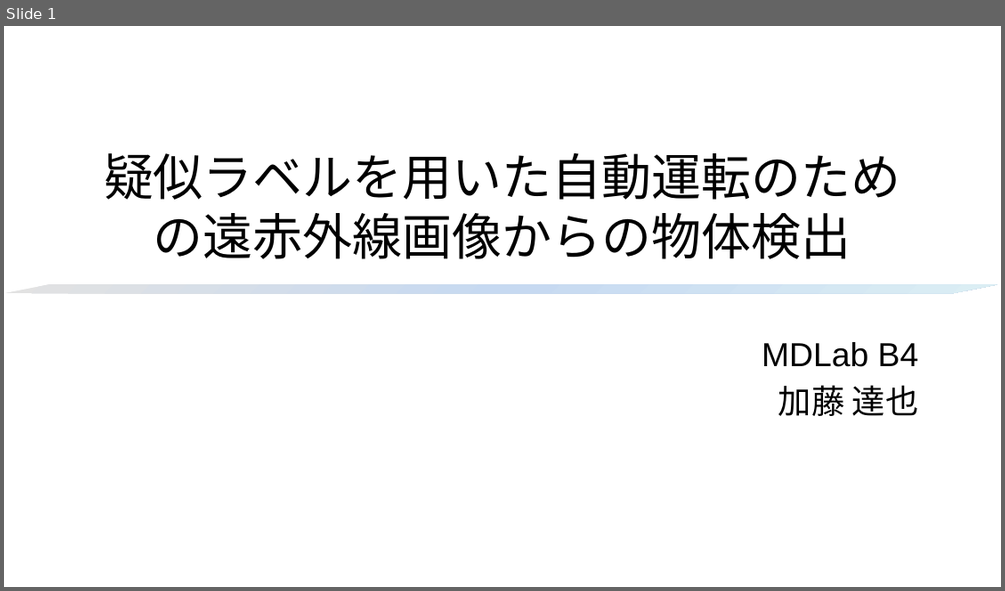
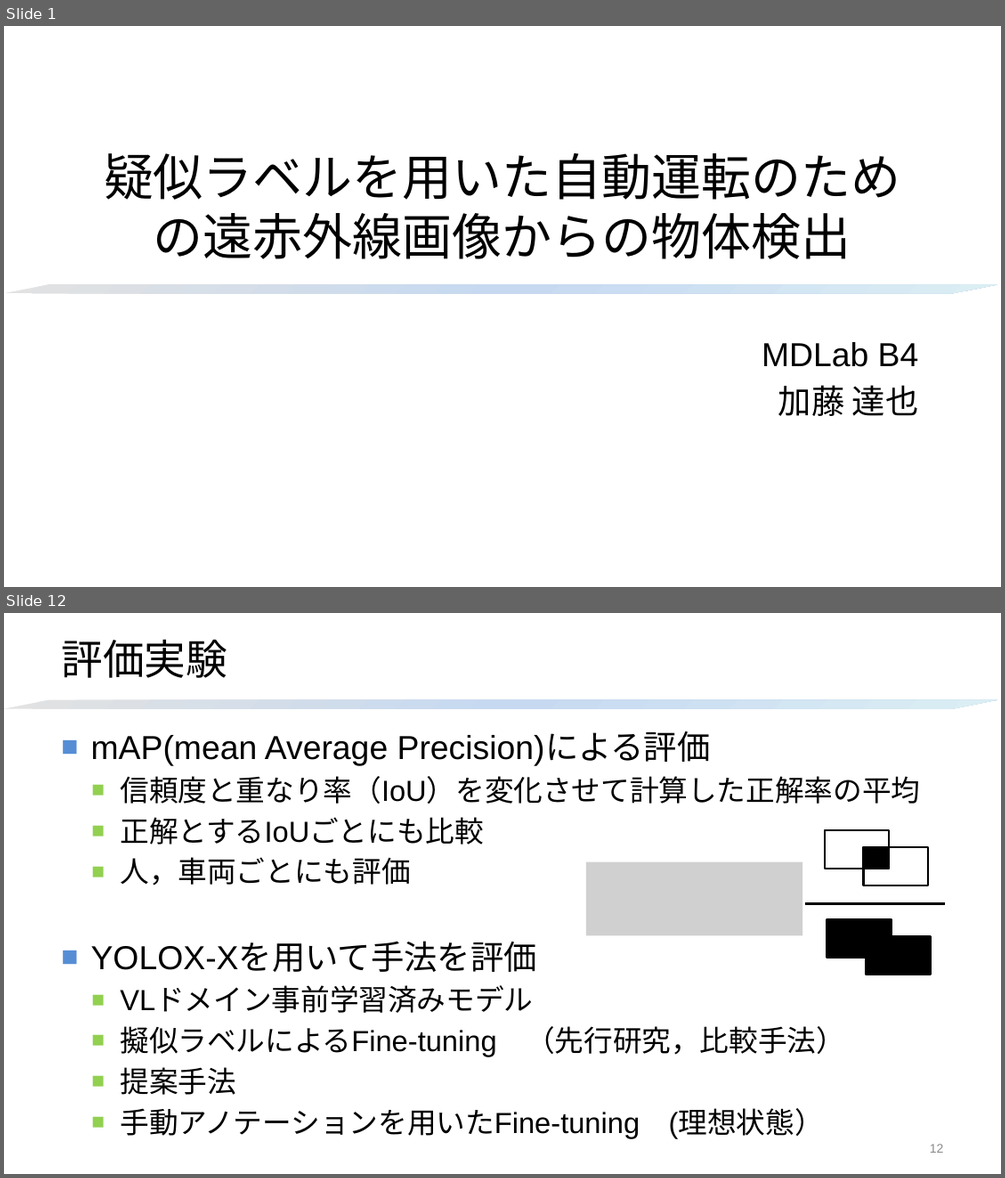
Before and after one commit to HagiriMigita/MDLab, a slide deck: kato.t2.pptx. Shown one above the other, each under a label of ours: slide 1 before the commit, slides 1 and 12 after it; the slides between them are not shown. The pictures are 1005x591 and 1005x1178 pixels, drawn with LibreOffice and Linux fonts; fonts in the diff are those of the drawing; grey boxes stand for pictures; background and template pictures are left out. Boxes give left, top, right and bottom in pixels: in the first picture for what was removed or moved away, otherwise in the second. Text is boxed around its words. In the diff, an @@ line names an element or a change of style, - is before the commit and + after.

```diff
--- a/kato.t2.pptx
+++ b/kato.t2.pptx
@@ slide 12 added at (x1=4, y1=613, x2=1001, y2=1174), background #FFFFFF @@
@@ title added at (x1=61, y1=639, x2=227, y2=678), 40 pt, text #000000 @@
+評価実験
@@ parallelogram added at (x1=4, y1=699, x2=997, y2=709), fill gradient #DBEEF4 to #C6D9F1 to #E3E3E3 @@
@@ text added at (x1=91, y1=733, x2=920, y2=1139), 28 pt, text #000000 @@
+■ mAP(mean Average Precision)による評価
+  ■ 信頼度と重なり率（IoU）を変化させて計算した正解率の平均
+  ■ 正解とするIoUごとにも比較
+  ■ 人，車両ごとにも評価
+■ YOLOX-Xを用いて手法を評価
+  ■ VLドメイン事前学習済みモデル
+  ■ 擬似ラベルによるFine-tuning （先行研究，比較手法）
+  ■ 提案手法
+  ■ 手動アノテーションを用いたFine-tuning (理想状態）
@@ group added at (x1=587, y1=831, x2=945, y2=974): 6 rectangles, 1 picture, 1 line @@
@@ page number added at (x1=930, y1=1143, x2=944, y2=1152), 12 pt, text #8C8C8C @@
+12
```
Also in this commit, not shown: 3 slides changed, 12 other slides added, 3 slides removed, 10 other files.
